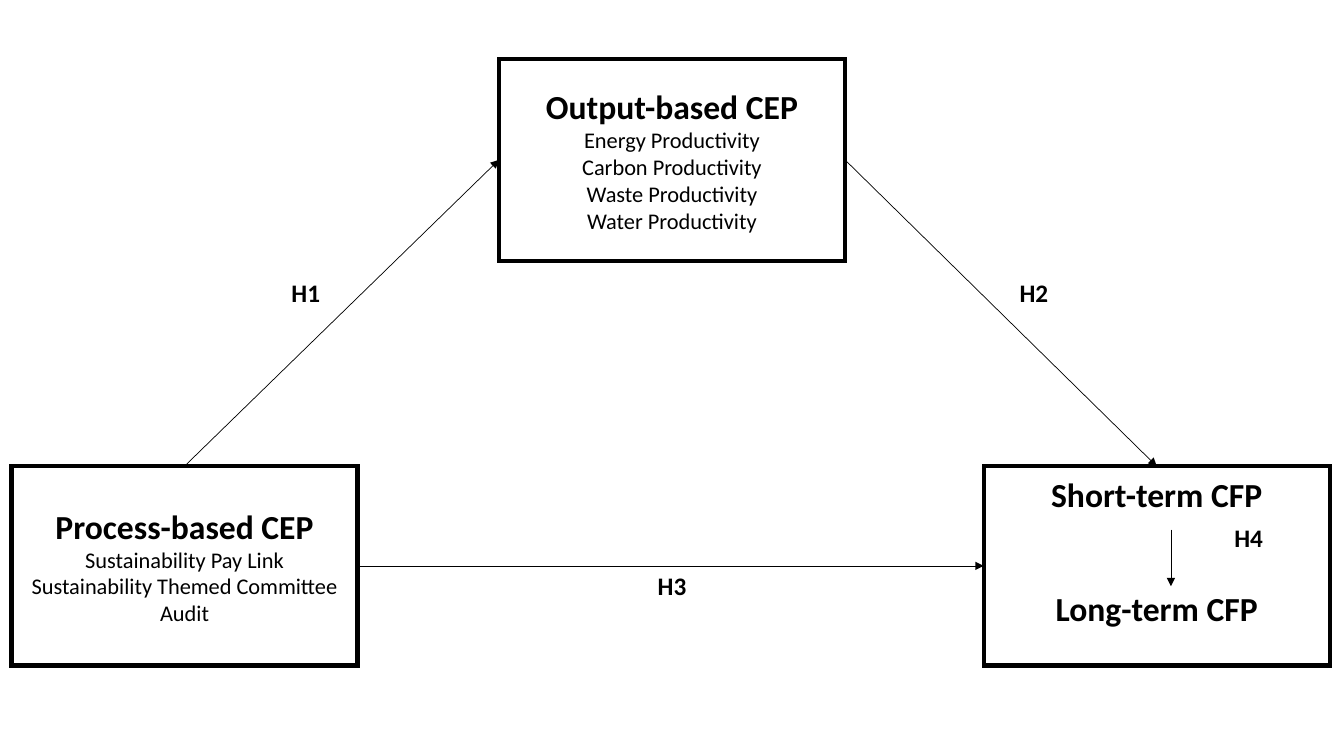
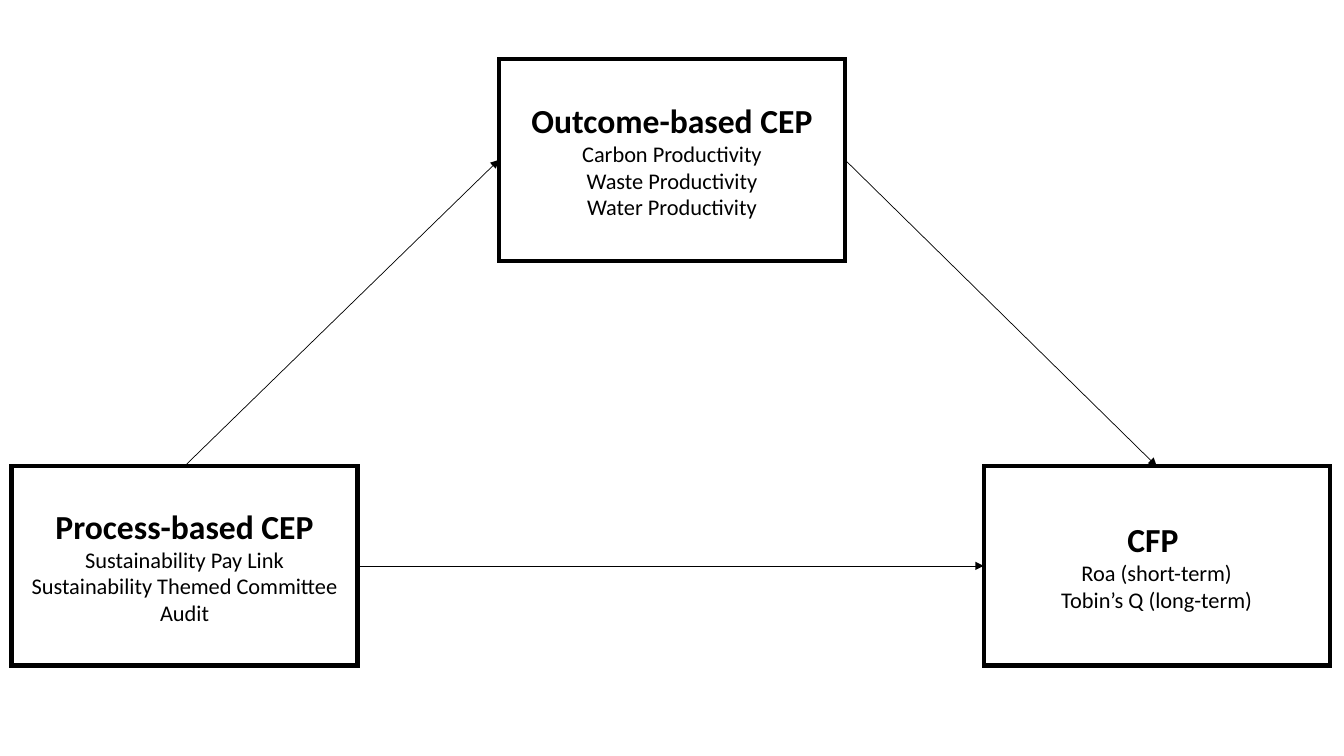
Before and after one commit to pkinif/Master-s-Thesis, a slide deck: slide 1 of Child/figures/ResearchFramework.pptx. Drawn at 1344x756 pixels with LibreOffice and Linux fonts; fonts in the diff are those of the drawing. Boxes give left, top, right and bottom in pixels: in the first picture for what was removed or moved away, otherwise in the second. Text is boxed around its words. In the diff, an @@ line names an element or a change of style, - is before the commit and + after.

```diff
--- a/Child/figures/ResearchFramework.pptx
+++ b/Child/figures/ResearchFramework.pptx
@@ text in rectangle at <box>531,109,812,134</box>: text changed; size 16 to 24 pt; bold on @@
-Output-based CEP
-Energy Productivity
+Outcome-based CEP
@@ text removed at <box>291,285,320,302</box> @@
-H1
@@ text removed at <box>1020,285,1049,302</box> @@
-H2
@@ text in rectangle at <box>1061,530,1252,612</box>: text changed; size 24 to 16 pt; bold off @@
-Short-term CFP
-Long-term CFP
+CFP
+Roa (short-term)
+Tobin’s Q (long-term)
@@ arrow removed from (1172, 530) to (1172, 587) @@
@@ text removed at <box>1234,530,1263,547</box> @@
-H4
@@ text removed at <box>658,578,687,595</box> @@
-H3
```
Also in this commit, not shown: 26 other files.
